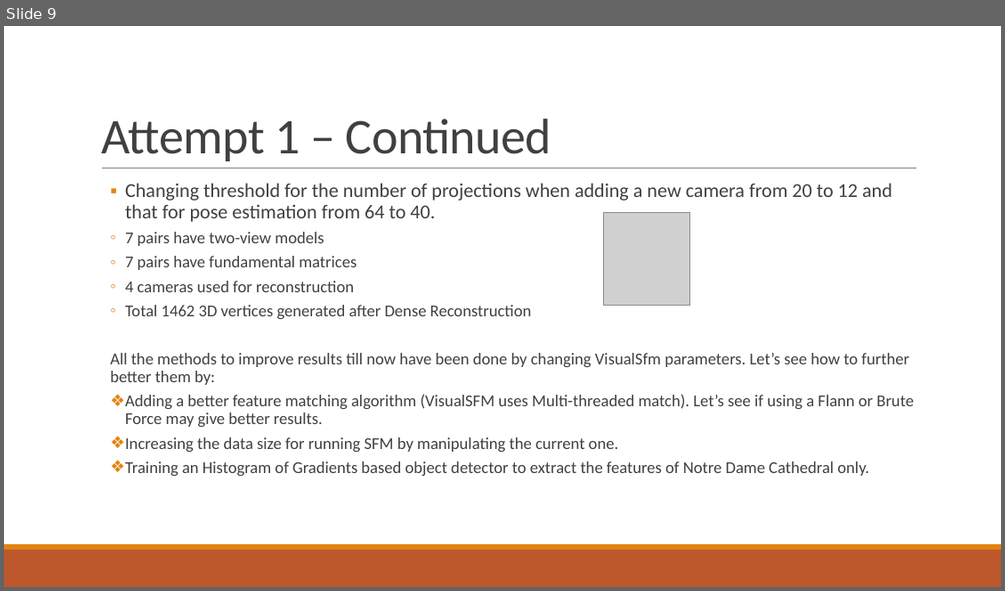
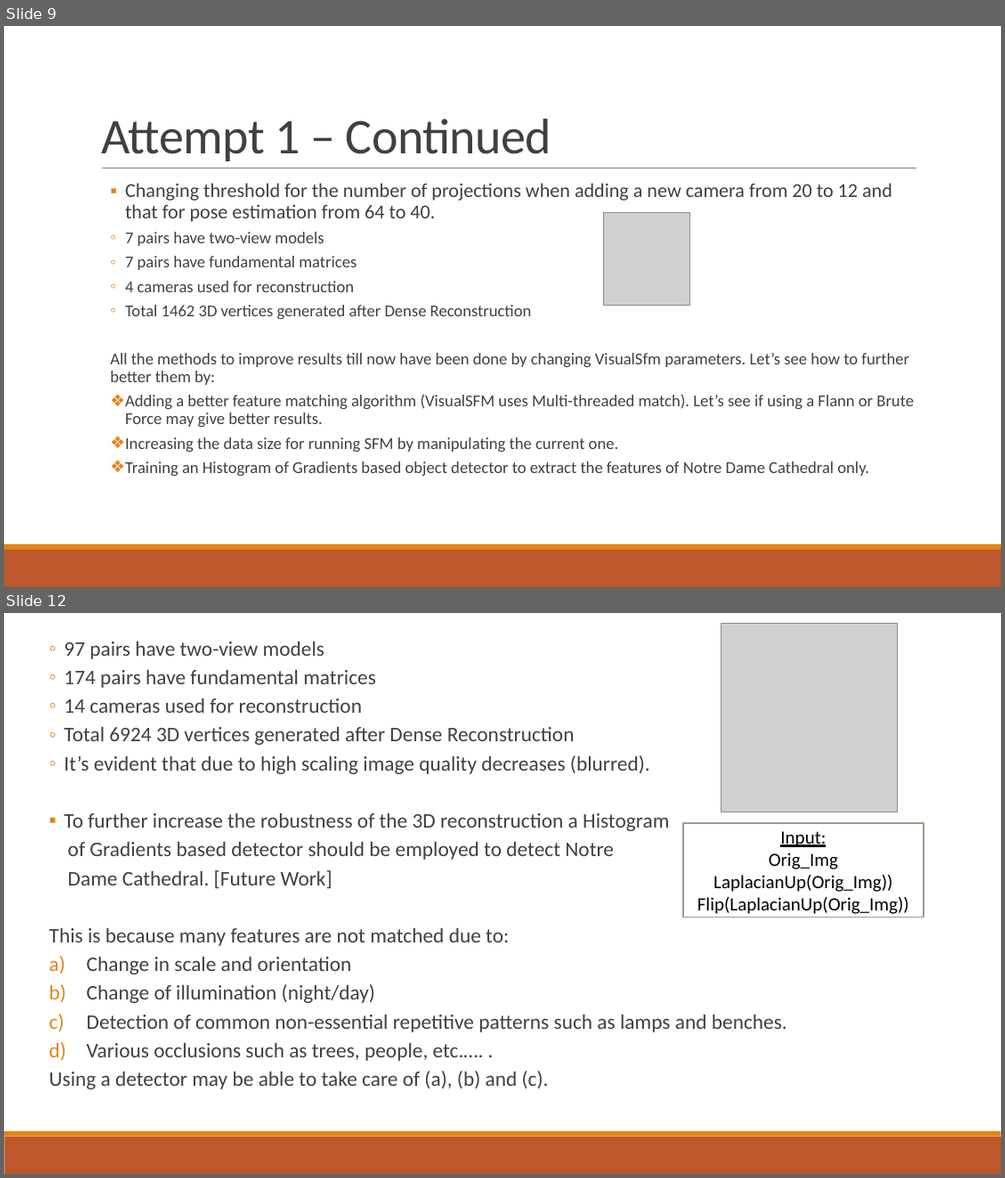
Before and after one commit to anonymous31173/3D-Reconstruction, a slide deck: 3D Reconstruction of Notre Dame Cathedral.pptx. Shown one above the other, each under a label of ours: slide 9 before the commit, slides 9 and 12 after it; the slides between them are not shown. The pictures are 1005x591 and 1005x1178 pixels, drawn with LibreOffice and Linux fonts; fonts in the diff are those of the drawing; grey boxes stand for pictures. Boxes give left, top, right and bottom in pixels: in the first picture for what was removed or moved away, otherwise in the second. Text is boxed around its words. In the diff, an @@ line names an element or a change of style, - is before the commit and + after.

```diff
--- a/3D Reconstruction of Notre Dame Cathedral.pptx
+++ b/3D Reconstruction of Notre Dame Cathedral.pptx
@@ slide 12 added at <box>4,613,1001,1174</box>, background #FFFFFF; not listed: 2 template elements that a slide beside it also shows @@
@@ picture added at <box>721,624,898,811</box> @@
@@ text added at <box>49,641,787,1089</box>, 20 pt, text #404040 @@
+  ◦ 97 pairs have two-view models
+  ◦ 174 pairs have fundamental matrices
+  ◦ 14 cameras used for reconstruction
+  ◦ Total 6924 3D vertices generated after Dense Reconstruction
+  ◦ It’s evident that due to high scaling image quality decreases (blurred).
+  ▪ To further increase the robustness of the 3D reconstruction a Histogram
+  of Gradients based detector should be employed to detect Notre
+  Dame Cathedral. [Future Work]
+  This is because many features are not matched due to:
+  a) Change in scale and orientation
+  b) Change of illumination (night/day)
+  c) Detection of common non-essential repetitive patterns such as lamps and benches.
+  d) Various occlusions such as trees, people, etc.…. .
+  Using a detector may be able to take care of (a), (b) and (c).
@@ rectangle added at <box>683,823,923,917</box>, fill #FFFFFF, outline #94A088 1.25 pt, 18 pt, text #000000 @@
+Input:
+Orig_Img
+LaplacianUp(Orig_Img))
+Flip(LaplacianUp(Orig_Img))
```
Also in this commit, not shown: 1 slide changed, 3 other slides added.
